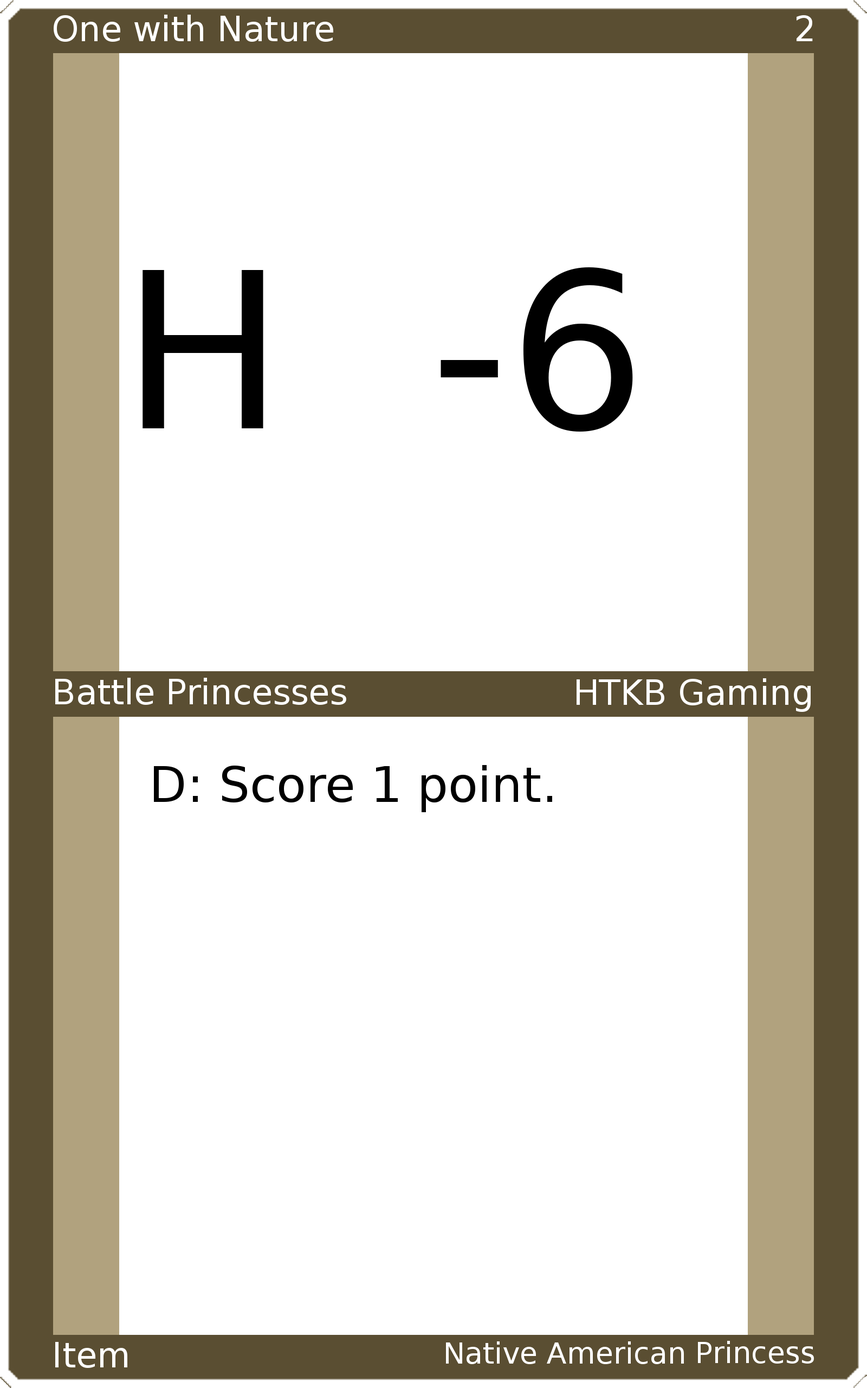
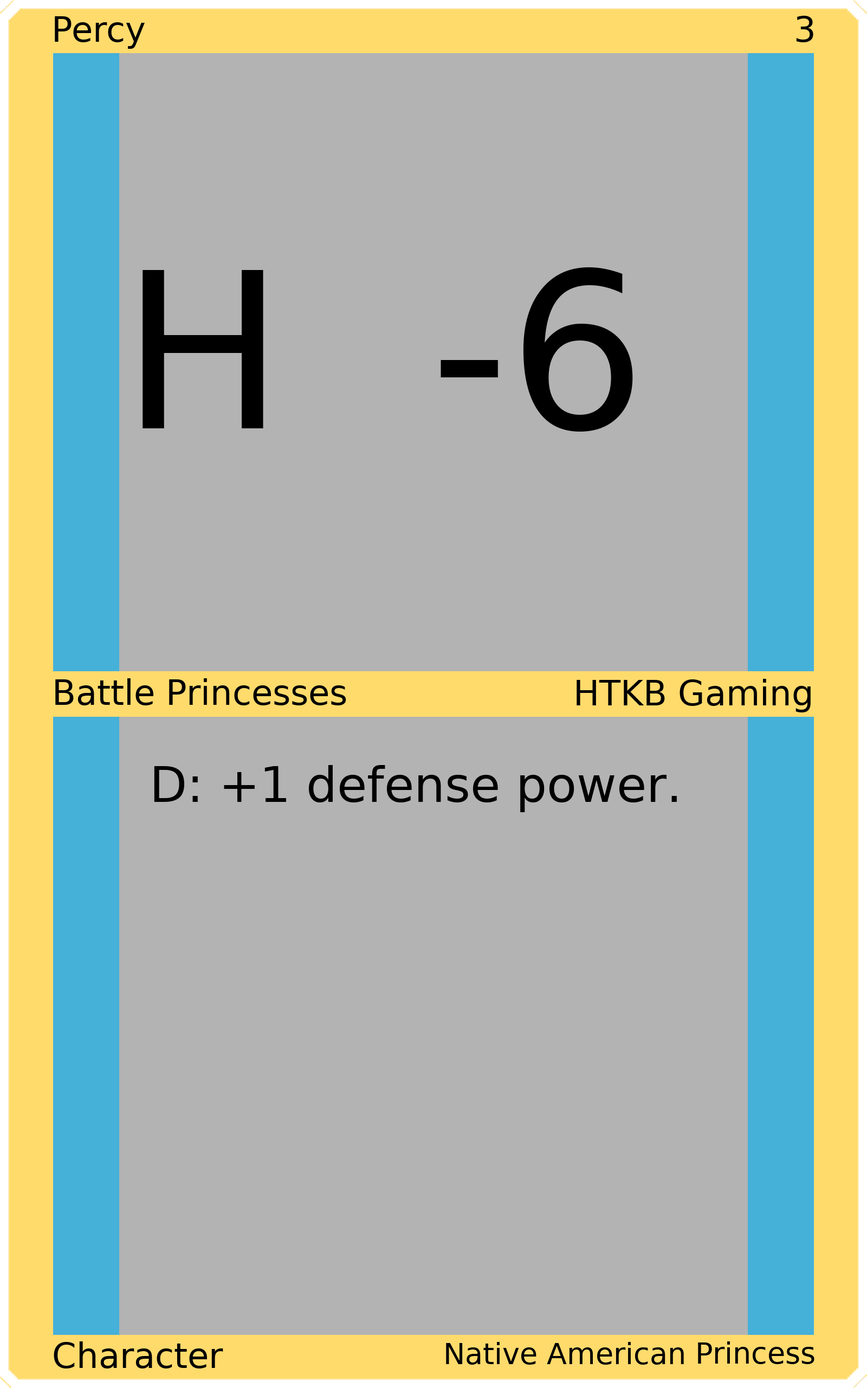
Two versions of the same layered image (867×1388). Layer-by-layer changes:
painted on "Upper Left" over bbox(53, 14, 334, 49)
painted on "Upper Right" over bbox(796, 15, 814, 43)
painted on "Mid Left" over bbox(55, 677, 347, 706)
painted on "Mid Right" over bbox(576, 678, 811, 713)
painted on "Card Text" over bbox(153, 764, 677, 812)
renamed "Item" to "Character", painted on it over bbox(53, 1340, 224, 1369)
painted on "Bottom Right" over bbox(446, 1340, 815, 1365)
painted on "Border" over bbox(0, 0, 867, 1388)
painted on "Top Background" over bbox(119, 52, 748, 673)
painted on "Bottom Background" over bbox(119, 715, 748, 1336)
painted on "Background" over bbox(35, 35, 832, 1352)
